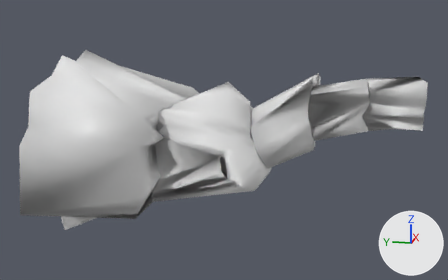
The Blender file art/models/props/lev0_cave/lev0_cave.blend as it was, and as the next commit left it.
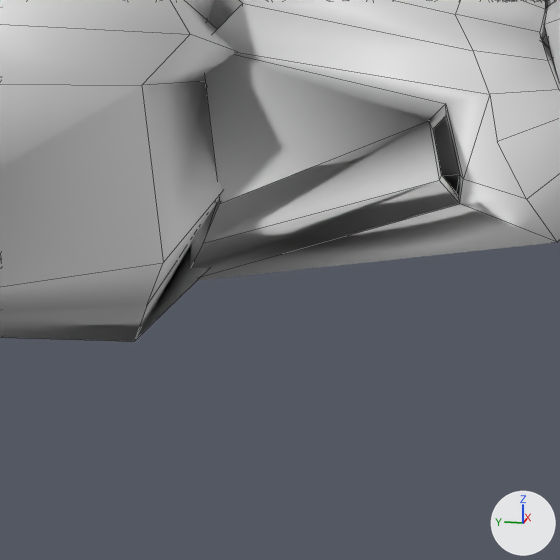
Each version is shown whole from a 50 mm lens placed at (-617.0, -163.0, 248.0), pointed at (-9.0, -42.0, 96.0), then close up on the part from 22% to 57% of the width and 44% to 100% of the height. The axes (+X, +Y, +Z) are drawn at lower right. The lights are the same throughout. The older version's two pictures come first. The close-ups show mesh edges as thin lines.

Names of what the first close-up shows: 'cave_section_3', 'cave_section_4', 'cave_section_5'.
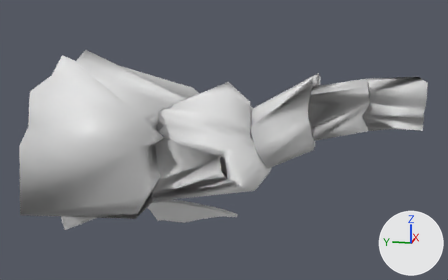
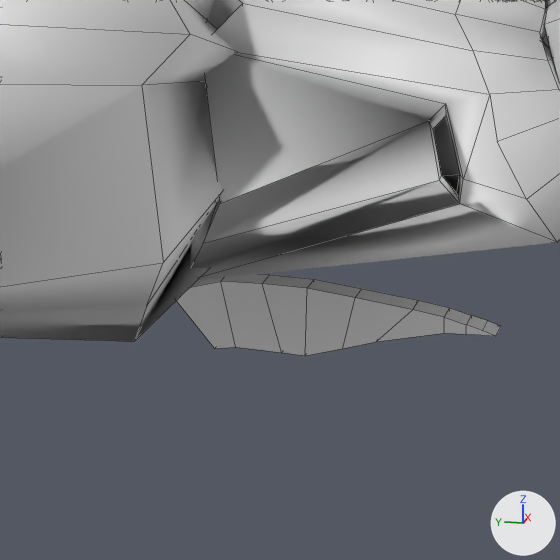
The change, as JSON lines over the scene's bpy script:
```json
{"op": "add", "block": "me_cube_002", "code": ["me_cube_002 = bpy.data.meshes.new('Cube.002')", "me_cube_002.from_pydata(...)  # 36 vertices, 34 faces; spans x -0.59..0.58, y -5.41..4.64, z -6.63..6.15"]}
{"op": "add", "block": "ob_bridge", "code": ["ob_bridge = bpy.data.objects.new('bridge', me_cube_002)", "ob_bridge.location = (0.0, 0.0, 11.8)", "ob_bridge.scale = (7.19, 10.1, 1.74)"]}
```

Boxes (x1, y1, x2, y2) around the edits, measured in the close-ups (560 x 560 px):
```json
{"object": "bridge", "change": "added", "after": [176, 274, 501, 356]}
```
